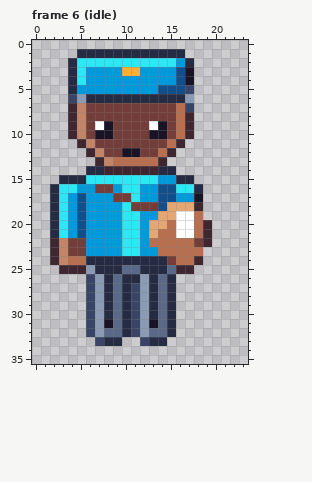
One commit to this pixel-art file: art/depths/mail-carrier@50.aseprite. That is the earlier state.
24x36 pixels, 6 frames. Shown: frame 6 (idle). The old version is drawn lined up with the new one. The commit also changed other frames, which this record leaves out.
The result:
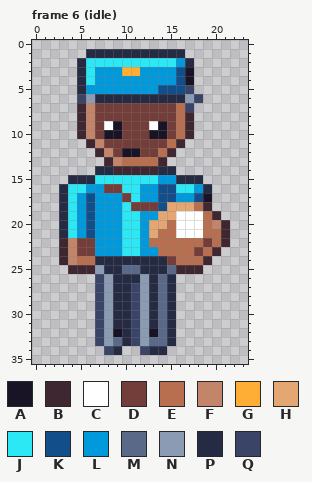
Palette (. is transparent): A #181425  B #3e2731  C #ffffff  D #733e39  E #b86f50  F #c28569  G #feae34  H #e4a672  J #2ce8f5  K #124e89  L #0099db  M #5a6988  N #8b9bb4  P #262b44  Q #3a4466
Difference:
whole drawing moved by -1,-2 (the old picture is shown already moved)
Changed rows in their new state; - is an unchanged pixel.
Frame 6 (idle):
first column x 2:
 1 ---.----------------
 2 --.P----------------
 3 --.PJ---------------
 4 --.PJ---------------
 5 --.P----------------
 6 --.QN-----------Q---
 7 --.BF---------------
 8 --.BF---------------
 9 --.BFDCA------------
10 --.BFD-A------------
11 ---.BF--------------
12 ----.BF-------------
13 -----.BF------------
14 ----.-P-------------
15 -.--P-----------P---
16 .P-J-L-D--------LP--
17 .PJLK--L--------KA--
18 .PJLK-----------EB--
19 .PJLK-----------CEB-
20 .PJLK-----------CEFB
21 .PJLK-----------CEEB
22 .BF-D-----------EDEB
23 .BF-D-----------DEB-
24 .BF-E-----------EB--
25 -.--BN----------B---
26 ----.QNP------------
27 ----.QNP------------
28 ----.QNP------------
29 ----.QNP------------
30 ----.QNP------------
31 ----.QNP---P--------
32 ----.QNA---A--------
33 ------NMPQNMMP------
34 ------QP--QPP-------
